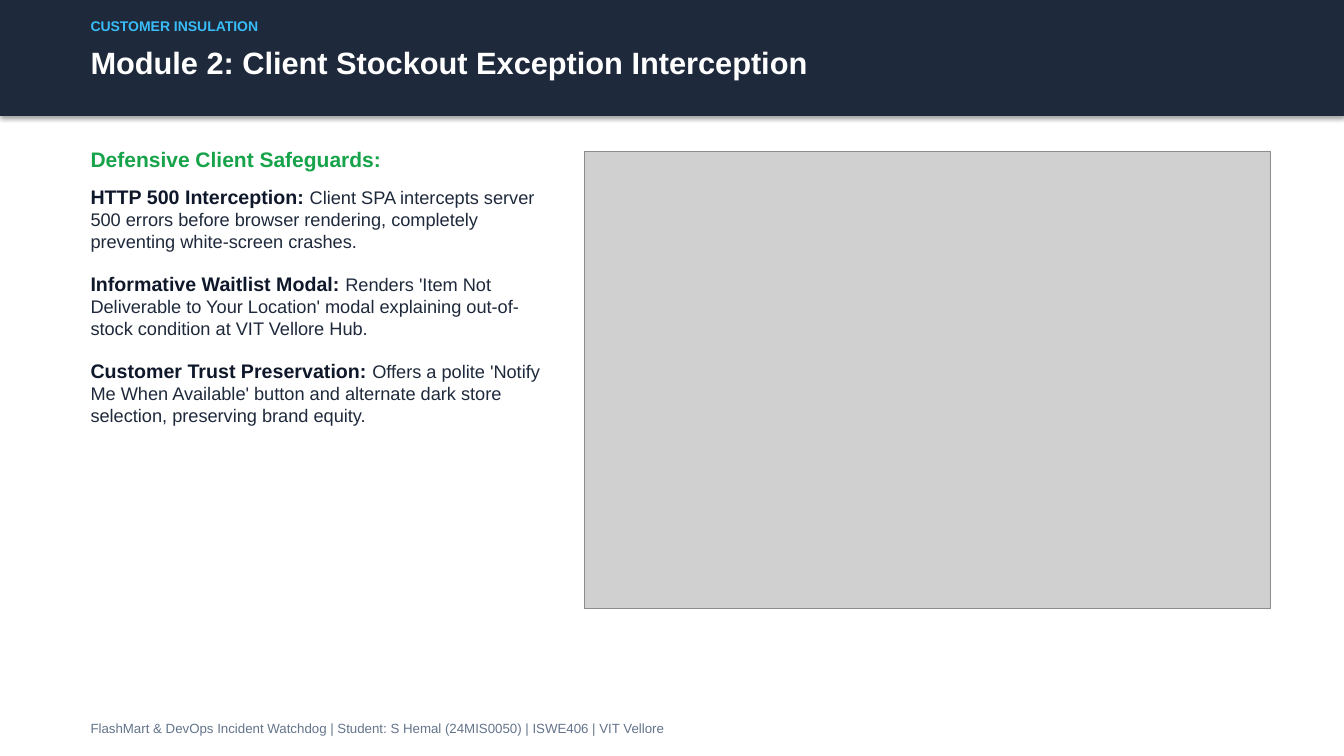
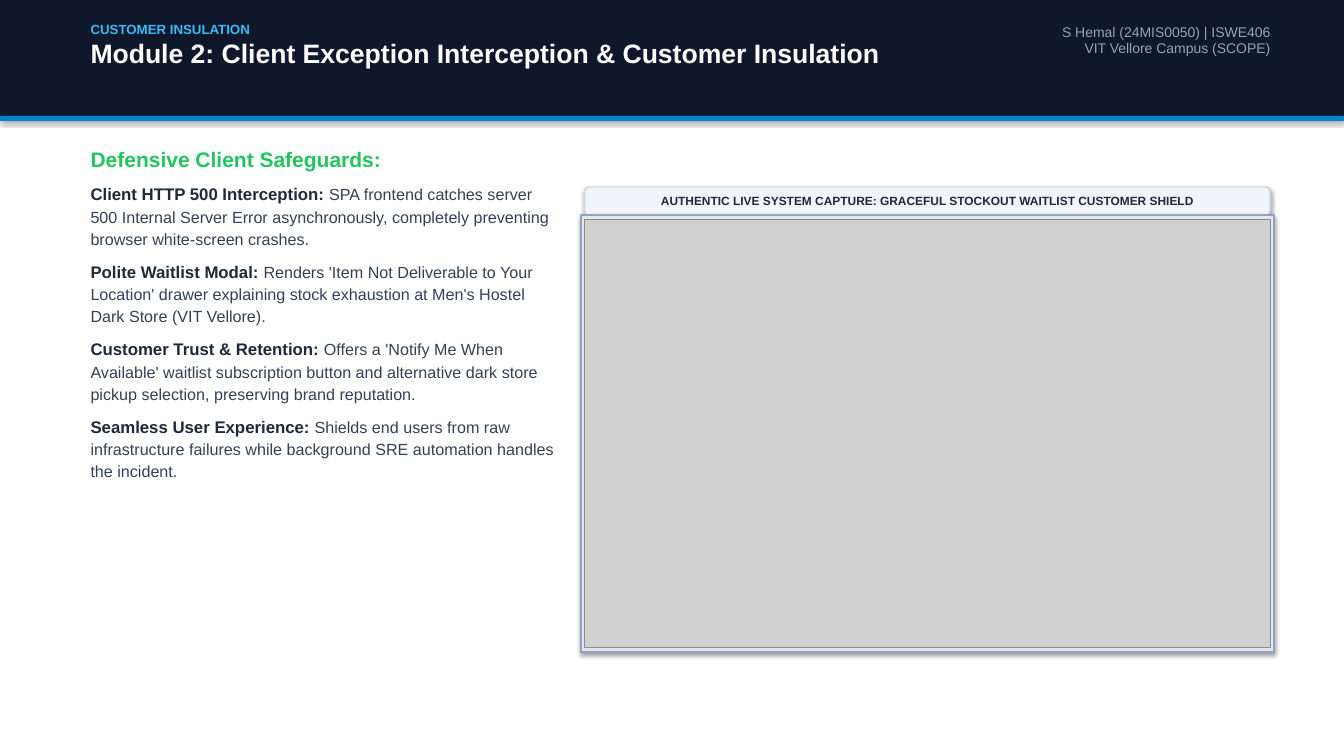
Before and after one commit to hemalexe/devopss-incident-watchdog, a slide deck: slide 8 of FlashMart_Incident_Watchdog_Application_Guide.pptx (slide 6 before the commit). Drawn at 1344x756 pixels with LibreOffice and Linux fonts; fonts in the diff are those of the drawing; grey boxes stand for pictures. Boxes give left, top, right and bottom in pixels: in the first picture for what was removed or moved away, otherwise in the second. Text is boxed around its words. In the diff, an @@ line names an element or a change of style, - is before the commit and + after.

Commit message:
feat(presentation): replace synthetic mockups with authentic outputs from AWS S3, GitHub, live app, and terminal

```diff
--- a/FlashMart_Incident_Watchdog_Application_Guide.pptx
+++ b/FlashMart_Incident_Watchdog_Application_Guide.pptx
@@ rectangle at [0,0,1344,116]: fill #1E293B to #0F172A @@
@@ text at [91,24,879,69]: text changed; size 22 to 19 pt @@
-Module 2: Client Stockout Exception Interception
+CUSTOMER INSULATION
+Module 2: Client Exception Interception & Customer Insulation
@@ text removed at [91,21,258,31] @@
-CUSTOMER INSULATION
@@ text at [1062,27,1270,56]: text changed; size 9.5 to 10 pt; text colour #64748B to #94A3B8 @@
-FlashMart & DevOps Incident Watchdog | Student: S Hemal (24MIS0050) | ISWE406 | VIT Vellore
+S Hemal (24MIS0050) | ISWE406
+VIT Vellore Campus (SCOPE)
@@ rectangle added at [0,116,1344,121], fill #0284C7 @@
@@ text at [91,151,381,171]: text colour #16A34A to #22C55E in "Defensive Client Safeguards:" @@
@@ text at [91,188,553,477]: text changed; size 13 to 11.5 pt; text colour #1E293B to #334155 @@
-HTTP 500 Interception: Client SPA intercepts server 500 errors before browser rendering, completely preventing white-screen crashes.
-Informative Waitlist Modal: Renders 'Item Not Deliverable to Your Location' modal explaining out-of-stock condition at VIT Vellore Hub.
-Customer Trust Preservation: Offers a polite 'Notify Me When Available' button and alternate dark store selection, preserving brand equity.
+Client HTTP 500 Interception: SPA frontend catches server 500 Internal Server Error asynchronously, completely preventing browser white-screen crashes.
+Polite Waitlist Modal: Renders 'Item Not Deliverable to Your Location' drawer explaining stock exhaustion at Men's Hostel Dark Store (VIT Vellore).
+Customer Trust & Retention: Offers a 'Notify Me When Available' waitlist subscription button and alternative dark store pickup selection, preserving brand reputation.
+Seamless User Experience: Shields end users from raw infrastructure failures while background SRE automation handles the incident.
@@ rounded rectangle added at [585,187,1270,215], fill #F1F5F9, outline #CBD5E1 1 pt, 8.5 pt, text #1E293B, bold @@
+AUTHENTIC LIVE SYSTEM CAPTURE: GRACEFUL STOCKOUT WAITLIST CUSTOMER SHIELD
@@ rectangle added at [581,215,1274,651], fill #E2E8F0, outline #94A3B8 1.5 pt @@
@@ picture: place and size @@
-picture at [585,151,1270,608]
+picture at [585,219,1270,647]
```
Also in this commit, not shown: 8 other slides changed, 7 slides added, 5 slides removed, 22 other files.
